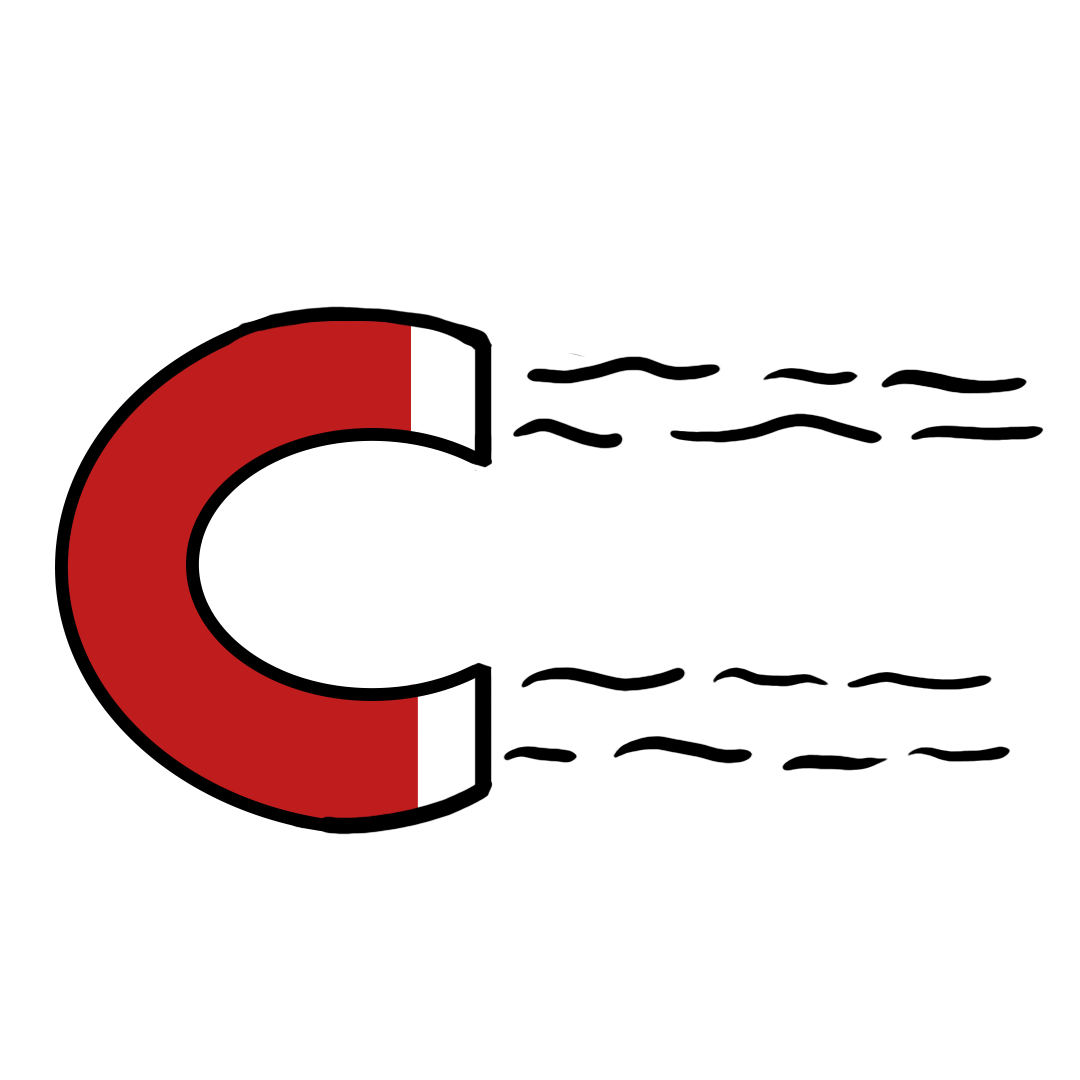
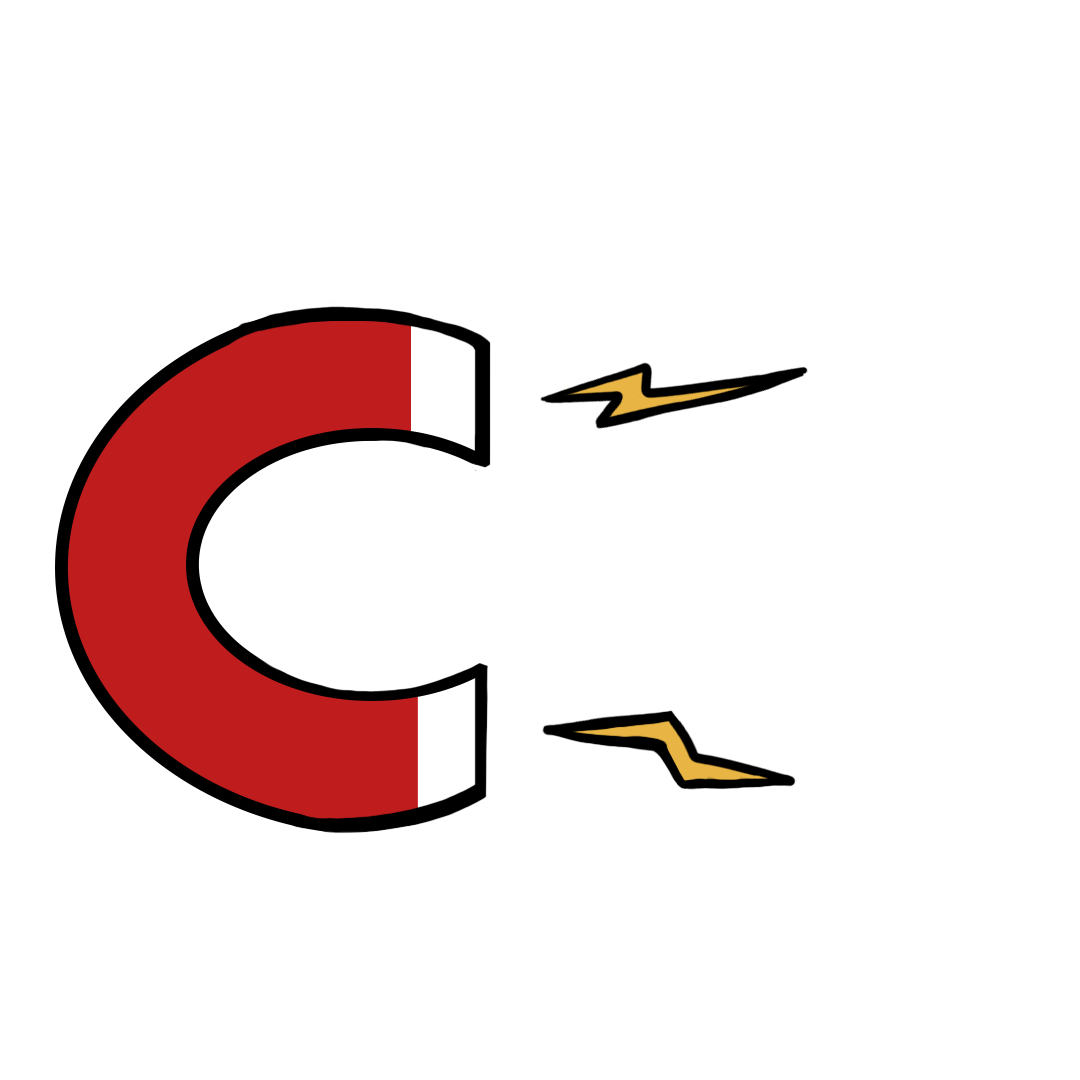
Revision of a layered 1080×1080 image; what changed, layer by layer:
removed layer "waves" over 503, 353, 1044, 771
added layer "spark 2" above "spark 1" over 542, 710, 796, 790
added layer "spark 1" above "magnet" over 539, 362, 808, 430
painted on "magnet" over 255, 308, 493, 835
